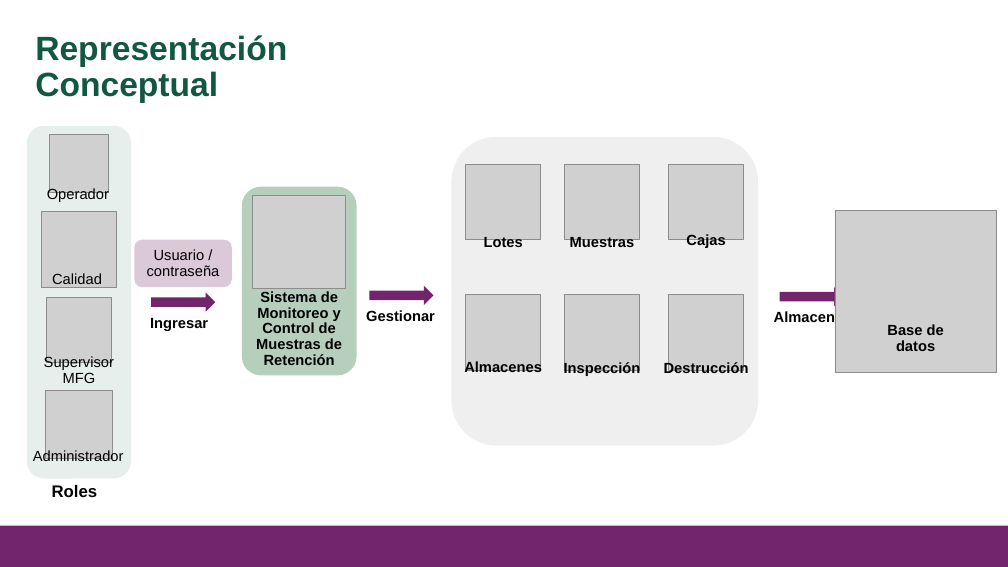
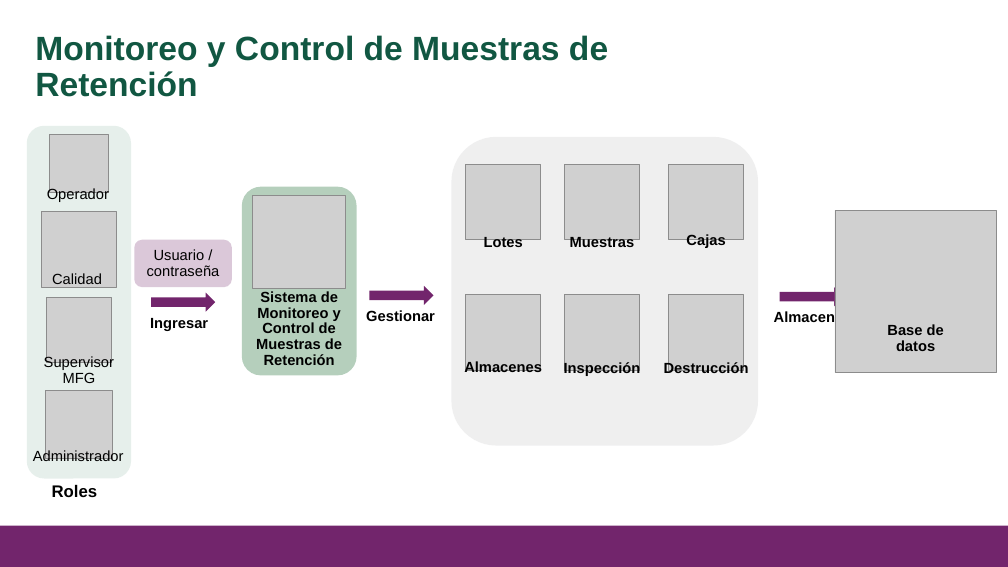
Before and after one commit to YismaelDiazH/Estadias, a slide deck: slide 55 of Vantive Corporate PPT Template v2.pptx. Drawn at 1008x567 pixels with LibreOffice and Linux fonts; fonts in the diff are those of the drawing; grey boxes stand for pictures; background and template pictures are left out. Boxes give left, top, right and bottom in pixels: in the first picture for what was removed or moved away, otherwise in the second. Text is boxed around its words. In the diff, an @@ line names an element or a change of style, - is before the commit and + after.

```diff
--- a/Vantive Corporate PPT Template v2.pptx
+++ b/Vantive Corporate PPT Template v2.pptx
@@ text at <box>35,35,608,97</box>: text changed @@
-Representación Conceptual
+Monitoreo y Control de Muestras de Retención
```
Also in this commit, not shown: 5 other slides changed, 1 other file.
